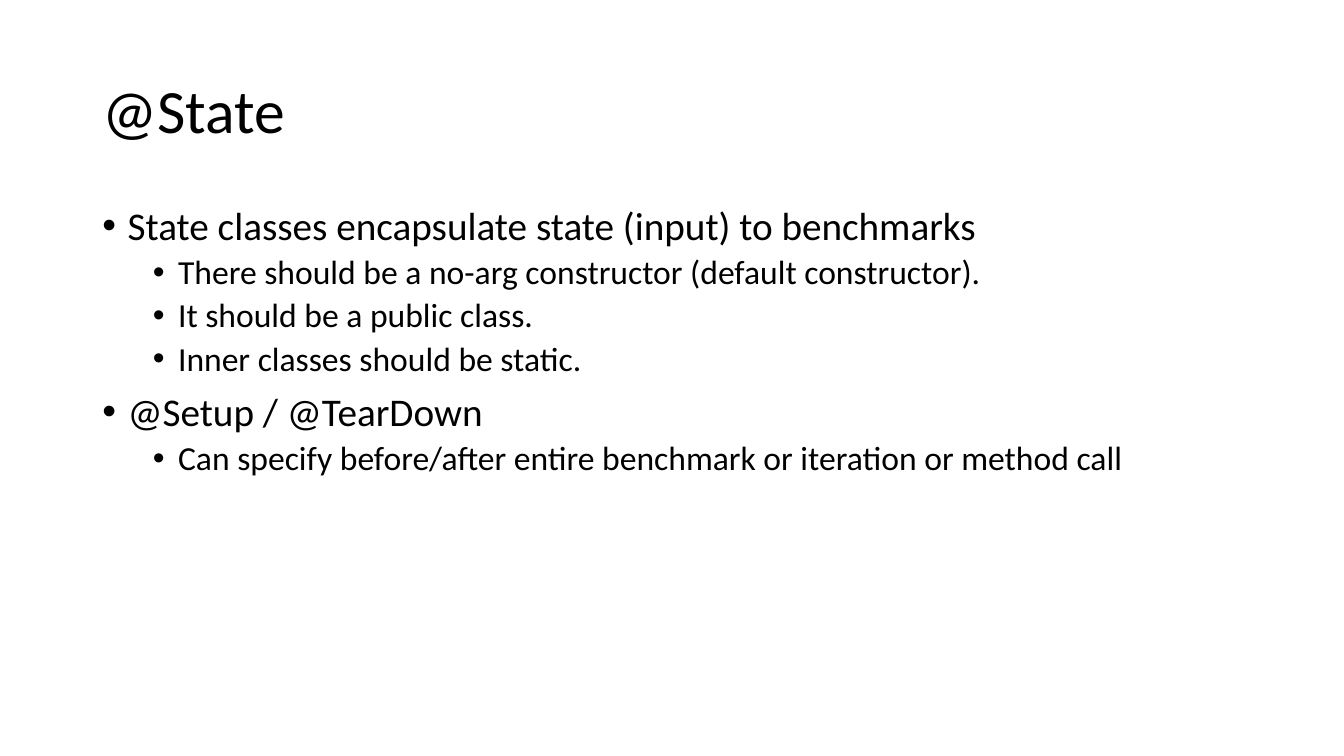
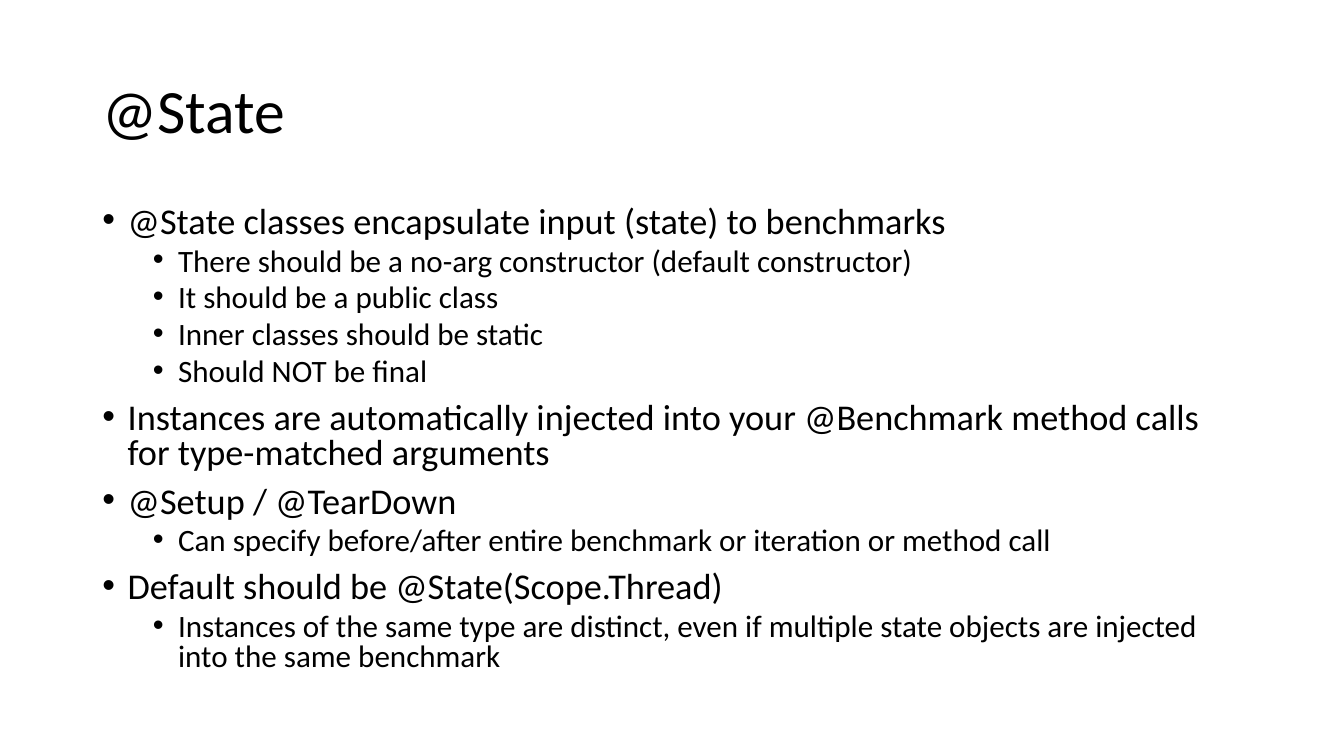
Before and after one commit to tresat/JMH-Presentation, a slide deck: slide 27 of doc/slides.pptx (slide 28 before the commit). Drawn at 1344x756 pixels with LibreOffice and Linux fonts; fonts in the diff are those of the drawing. Boxes give left, top, right and bottom in pixels: in the first picture for what was removed or moved away, otherwise in the second. Text is boxed around its words. In the diff, an @@ line names an element or a change of style, - is before the commit and + after.

```diff
--- a/doc/slides.pptx
+++ b/doc/slides.pptx
@@ text at [128, 207, 1199, 472]: text changed; size 24 to 25.9 pt @@
-• State classes encapsulate state (input) to benchmarks
-  • There should be a no-arg constructor (default constructor).
-  • It should be a public class.
-  • Inner classes should be static.
+• @State classes encapsulate input (state) to benchmarks
+  • There should be a no-arg constructor (default constructor)
+  • It should be a public class
+  • Inner classes should be static
+  • Should NOT be final
+• Instances are automatically injected into your @Benchmark method calls for type-matched arguments
@@ text at [128, 490, 1051, 556]: size 28 to 25.9 pt in "@Setup / @TearDown"; size 24 to 22.2 pt in "Can specify before/after entire benchmark or iteration ..."; line spacing 0.9 to 0.8 @@
@@ text at [128, 572, 1196, 668]: paragraphs added @@
+• Default should be @State(Scope.Thread)
+  • Instances of the same type are distinct, even if multiple state objects are injected into the same benchmark
```
Also in this commit, not shown: 10 other slides changed, 7 slides added, 8 slides removed, 13 other files.
